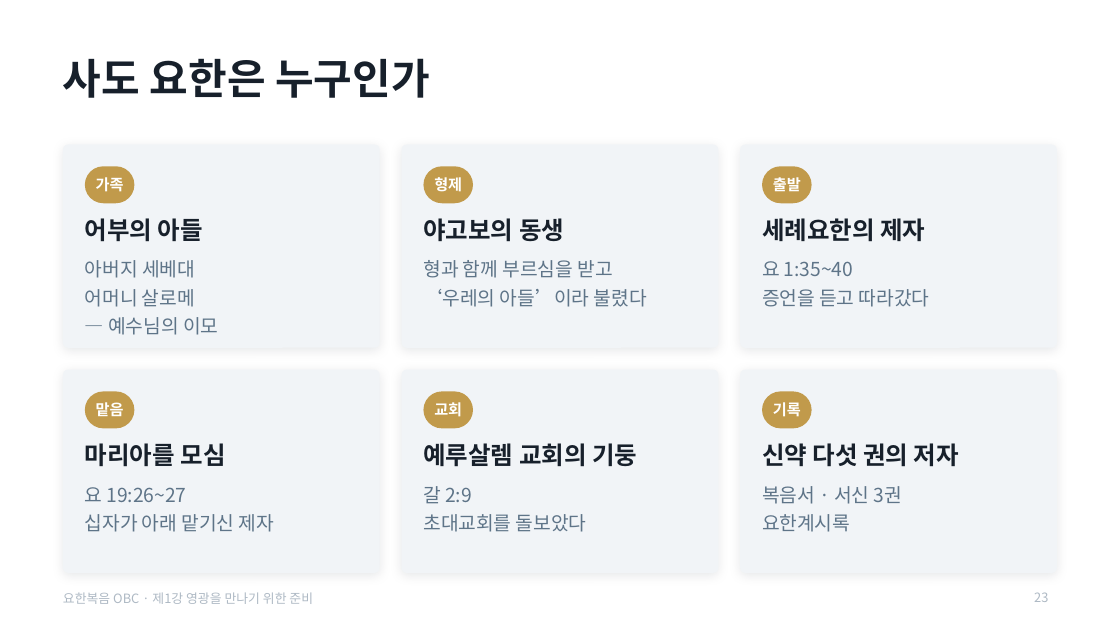
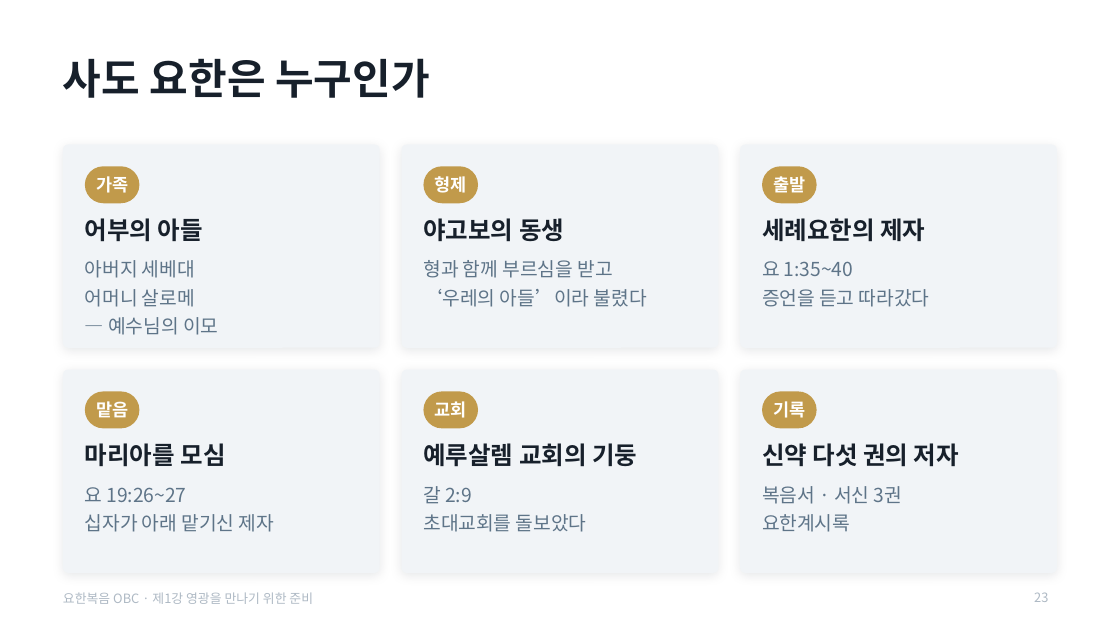
Before and after one commit to mio-modu/bible_GospelofJohn, a slide deck: slide 23 of dist/요한복음_1강_영광을_만나기_위한_준비.pptx. Drawn at 1120x630 pixels with LibreOffice and Linux fonts; fonts in the diff are those of the drawing. Boxes give left, top, right and bottom in pixels: in the first picture for what was removed or moved away, otherwise in the second. Text is boxed around its words. In the diff, an @@ line names an element or a change of style, - is before the commit and + after.

```diff
--- a/dist/요한복음_1강_영광을_만나기_위한_준비.pptx
+++ b/dist/요한복음_1강_영광을_만나기_위한_준비.pptx
@@ rounded rectangle: place and size @@
-rounded rectangle at [85, 166, 134, 203]
+rounded rectangle at [85, 166, 139, 203]
@@ rounded rectangle: place and size @@
-rounded rectangle at [423, 166, 473, 203]
+rounded rectangle at [423, 166, 478, 203]
@@ rounded rectangle: place and size @@
-rounded rectangle at [762, 166, 812, 203]
+rounded rectangle at [762, 166, 817, 203]
@@ rounded rectangle: place and size @@
-rounded rectangle at [85, 392, 134, 429]
+rounded rectangle at [85, 392, 139, 429]
@@ rounded rectangle: place and size @@
-rounded rectangle at [423, 392, 473, 429]
+rounded rectangle at [423, 392, 478, 429]
@@ size 13 to 15 pt in 6 elements at [96, 176, 128, 193], [435, 176, 467, 193], [773, 176, 805, 193], [96, 401, 128, 418], [435, 401, 467, 418], [773, 401, 805, 418] @@
@@ rounded rectangle: place and size @@
-rounded rectangle at [762, 392, 812, 429]
+rounded rectangle at [762, 392, 817, 429]
```
Also in this commit, not shown: 32 other slides changed, 1 other file.
